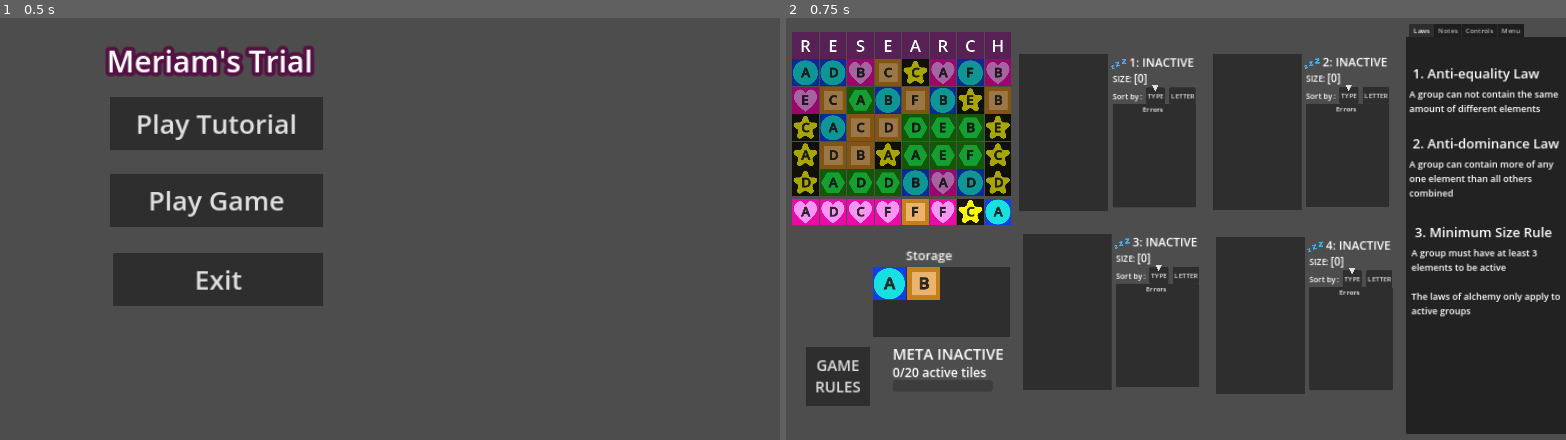
Above: before the commit, frames 1-2 (left to right).
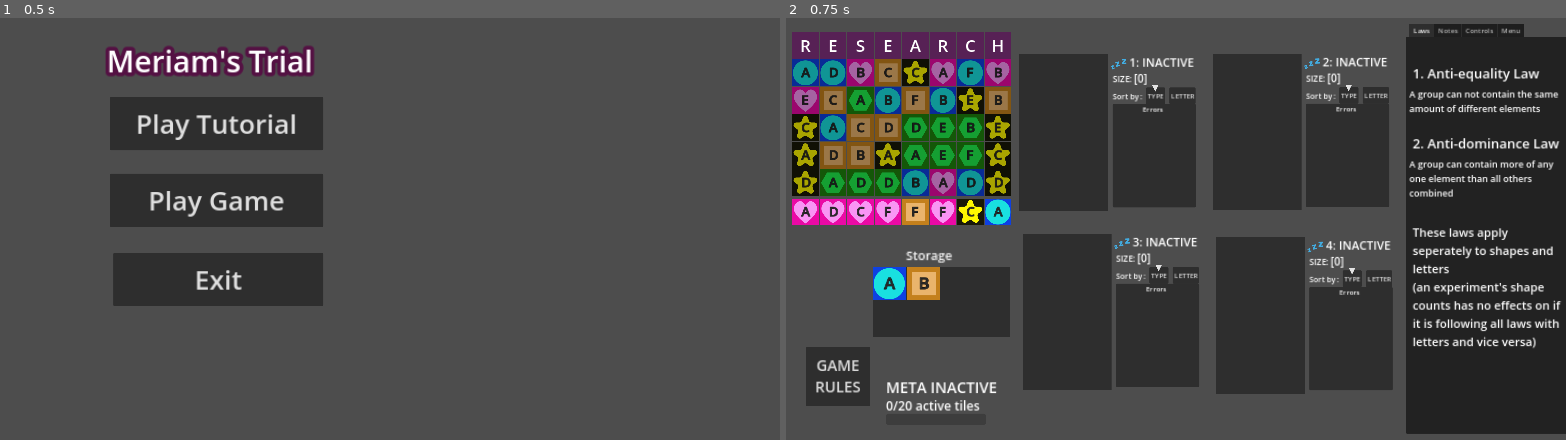
Above: after the commit, the same moments.

Repository: ninjacreeper47/Meriam-s-Trial
Game: Godot game, scene res://Levels/MainMenu.tscn
Two runs of this game, one before a commit and one after it. Both use one fixed random seed, a clock stepped at 60 frames per second and the inputs below.
Inputs:
- Up to frame 1 (0.5 s): no input
- Up to frame 2 (0.75 s): click "Play Game" at 0.5 s

Frame 1 is identical in both runs. In frame 2, 2.7% of the frame differs, in the area x 12-100%, y 49-94%.

Commit message:
Pre Active/Inactive removal

Diff:
--- a/Levels/main.tscn
+++ b/Levels/main.tscn
@@ -79,10 +79,10 @@
 
 [node name="Meta Status" parent="Game Screen" instance=ExtResource("6_qwf21")]
 layout_mode = 0
-offset_left = -576.0
-offset_top = 334.0
-offset_right = -296.0
-offset_bottom = 438.0
+offset_left = -592.0
+offset_top = 414.0
+offset_right = -312.0
+offset_bottom = 518.0
 
 [node name="HelpContainer" type="TabContainer" parent="Game Screen"]
 layout_mode = 0
@@ -132,24 +132,14 @@
 text = "A group can contain more of any one element than all others combined"
 autowrap_mode = 2
 
-[node name="Size" type="Label" parent="Game Screen/HelpContainer/Laws"]
-offset_left = 21.0
-offset_top = 446.0
-offset_right = 372.0
-offset_bottom = 495.0
-theme_override_font_sizes/font_size = 32
-text = "3. Minimum Size Rule"
-
-[node name="Label" type="Label" parent="Game Screen/HelpContainer/Laws/Size"]
-layout_mode = 0
-offset_left = -8.0
-offset_top = 56.0
-offset_right = 384.0
-offset_bottom = 121.0
-theme_override_font_sizes/font_size = 22
-text = "A group must have at least 3 elements to be active
-
-The laws of alchemy only apply to active groups"
+[node name="DistinctSets" type="Label" parent="Game Screen/HelpContainer/Laws"]
+offset_left = 16.0
+offset_top = 449.0
+offset_right = 379.0
+offset_bottom = 590.0
+theme_override_font_sizes/font_size = 28
+text = "These laws apply seperately to shapes and letters
+(an experiment's shape counts has no effects on if it is following all laws with letters and vice versa)"
 autowrap_mode = 2
 
 [node name="Notes" type="TextEdit" parent="Game Screen/HelpContainer"]
